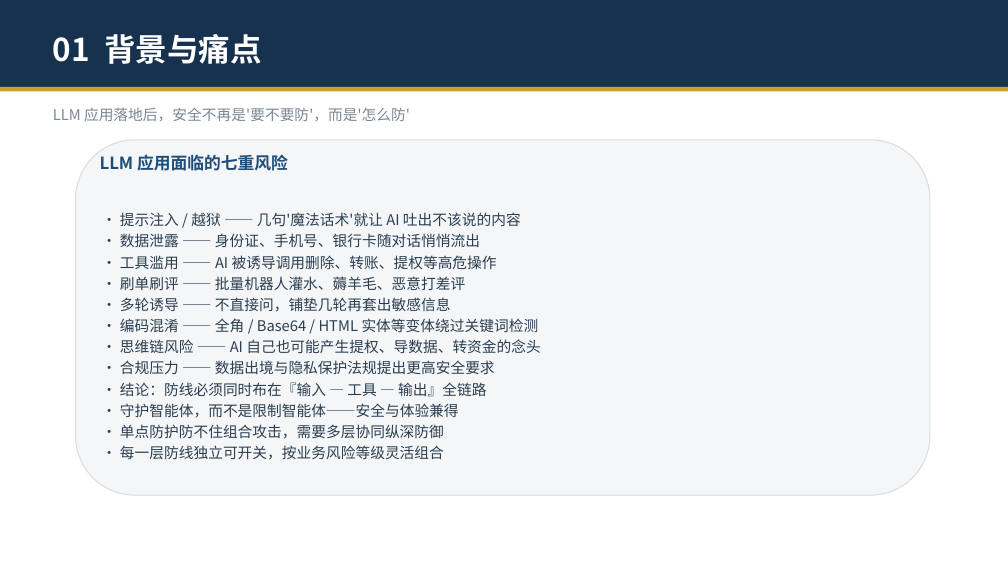
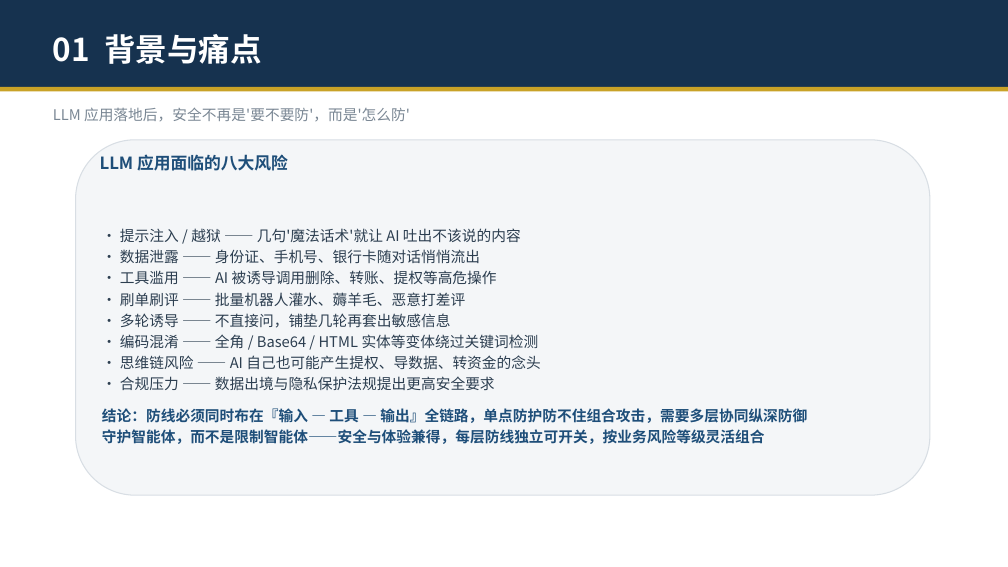
Before and after one commit to zhengyucheng-ktt/security-guard-agent, a slide deck: slide 3 of 安全交互守护智能体-演示.pptx. Drawn at 1008x567 pixels with LibreOffice and Linux fonts; fonts in the diff are those of the drawing. Boxes give left, top, right and bottom in pixels: in the first picture for what was removed or moved away, otherwise in the second. Text is boxed around its words. In the diff, an @@ line names an element or a change of style, - is before the commit and + after.

```diff
--- a/安全交互守护智能体-演示.pptx
+++ b/安全交互守护智能体-演示.pptx
@@ text at (x1=100, y1=154, x2=288, y2=171): text changed @@
-LLM 应用面临的七重风险
+LLM 应用面临的八大风险
@@ text at (x1=102, y1=408, x2=807, y2=444): text changed; text colour #2C3E50 to #1E4E79; bold on @@
-• 结论：防线必须同时布在『输入 — 工具 — 输出』全链路
-• 守护智能体，而不是限制智能体——安全与体验兼得
-• 单点防护防不住组合攻击，需要多层协同纵深防御
-• 每一层防线独立可开关，按业务风险等级灵活组合
+结论：防线必须同时布在『输入 — 工具 — 输出』全链路，单点防护防不住组合攻击，需要多层协同纵深防御
+守护智能体，而不是限制智能体——安全与体验兼得，每层防线独立可开关，按业务风险等级灵活组合
```
Also in this commit, not shown: 13 other slides changed, 1 slide added.
